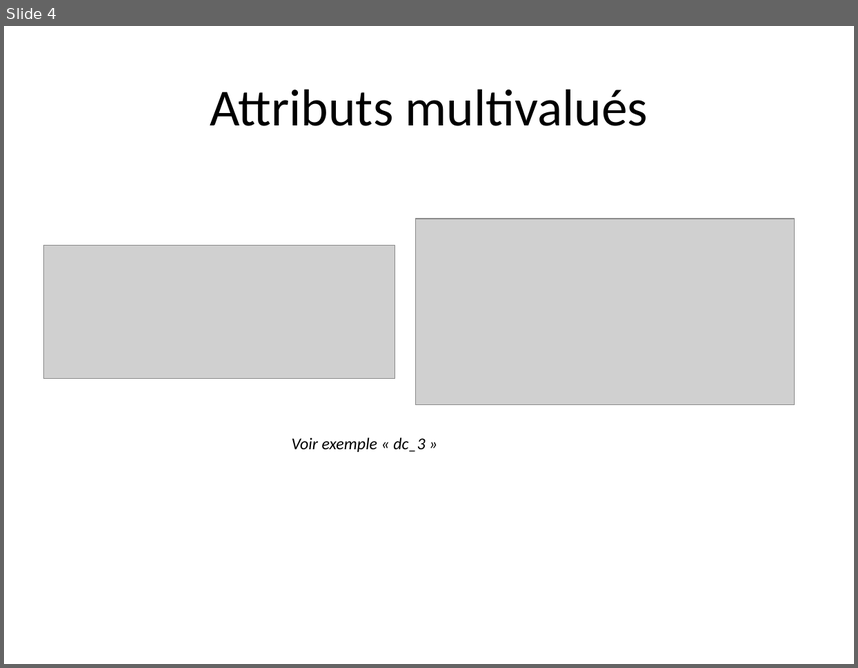
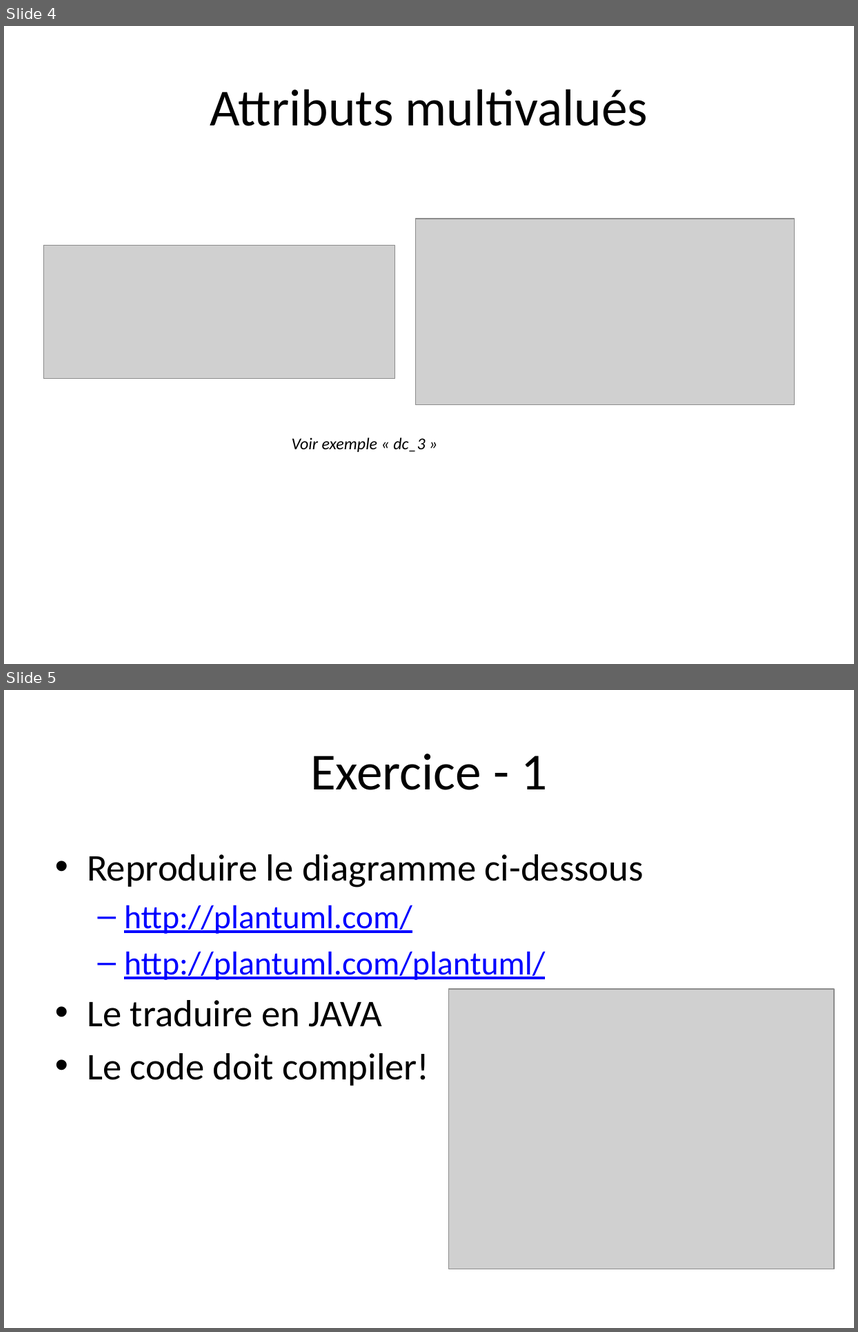
Before and after one commit to profesig/exosOO, a slide deck: Diagramme de classe/L1- Classes et attributs/L1 - Classes et attributs.pptx. Shown one above the other, each under a label of ours: slide 4 before the commit, slides 4 and 5 after it. The pictures are 858x668 and 858x1332 pixels, drawn with LibreOffice and Linux fonts; fonts in the diff are those of the drawing; grey boxes stand for pictures. Boxes give left, top, right and bottom in pixels: in the first picture for what was removed or moved away, otherwise in the second. Text is boxed around its words. In the diff, an @@ line names an element or a change of style, - is before the commit and + after.

Commit message:
exercices L1

```diff
--- a/Diagramme de classe/L1- Classes et attributs/L1 - Classes et attributs.pptx
+++ b/Diagramme de classe/L1- Classes et attributs/L1 - Classes et attributs.pptx
@@ slide 5 added at (4,690,854,1328), background #FFFFFF @@
@@ title added at (310,753,547,790), 44 pt, text #000000 @@
+Exercice - 1
@@ text added at (87,854,644,1085), 32 pt, text #000000 @@
+• Reproduire le diagramme ci-dessous
+  – http://plantuml.com/
+  – http://plantuml.com/plantuml/
+• Le traduire en JAVA
+• Le code doit compiler!
@@ picture added at (448,989,833,1269) @@
```
Also in this commit, not shown: 1 other slide added, 2 other files.
